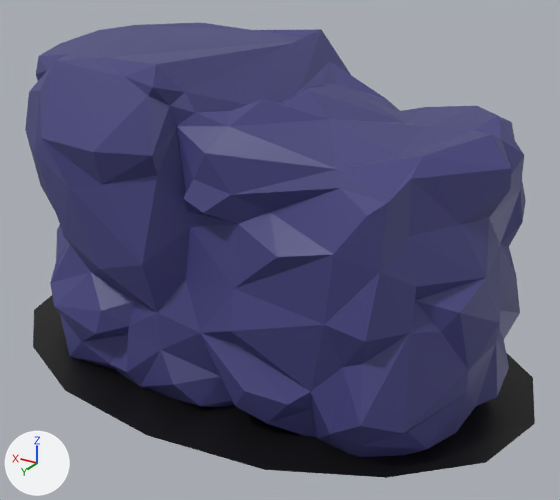
An edit to the FBX model Projekt Unity/TowerDefense/Assets/Modele/EpokaKamienia/FBX/Otoczenie/Skala2.fbx, drawn before and after from the same camera.
The view is the same before and after, from a 50 mm lens placed at (-9.38, 14.81, 10.07), pointed at (-0.55, 0.09, 2.71). Arrows for +X, +Y and +Z are at lower left; the lights stay in place.
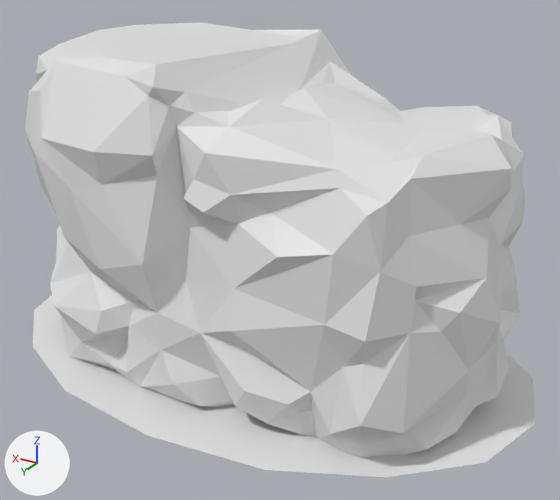
The newer file is also rescaled (x0.5), turned or shifted as a whole; pictures and numbers use the older file's frame.

The change in detail:
me_plane_023 has 317 vertices, 600 faces and spans x -6.91..6.91, y -4.63..4.63, z -0.39..7.5.
me_plane_023 is used by ob_plane_025; location (0.0, 0.0, 0.0).
me_plane_023 part 1: all 4 faces that had it switch from mat_cien (black #000000) to no material.
me_plane_023 part 2: all 596 faces that had it switch from mat_kamienie1 (blue #44437e) to no material.

Boxes [x1, y1, x2, y2] around the edits, measured in the pictures (560 x 500 px):
part 1 of me_plane_023, recoloured (black to white)
    both: [33, 296, 535, 478]
part 2 of me_plane_023, recoloured (blue to white)
    both: [25, 23, 526, 457]
